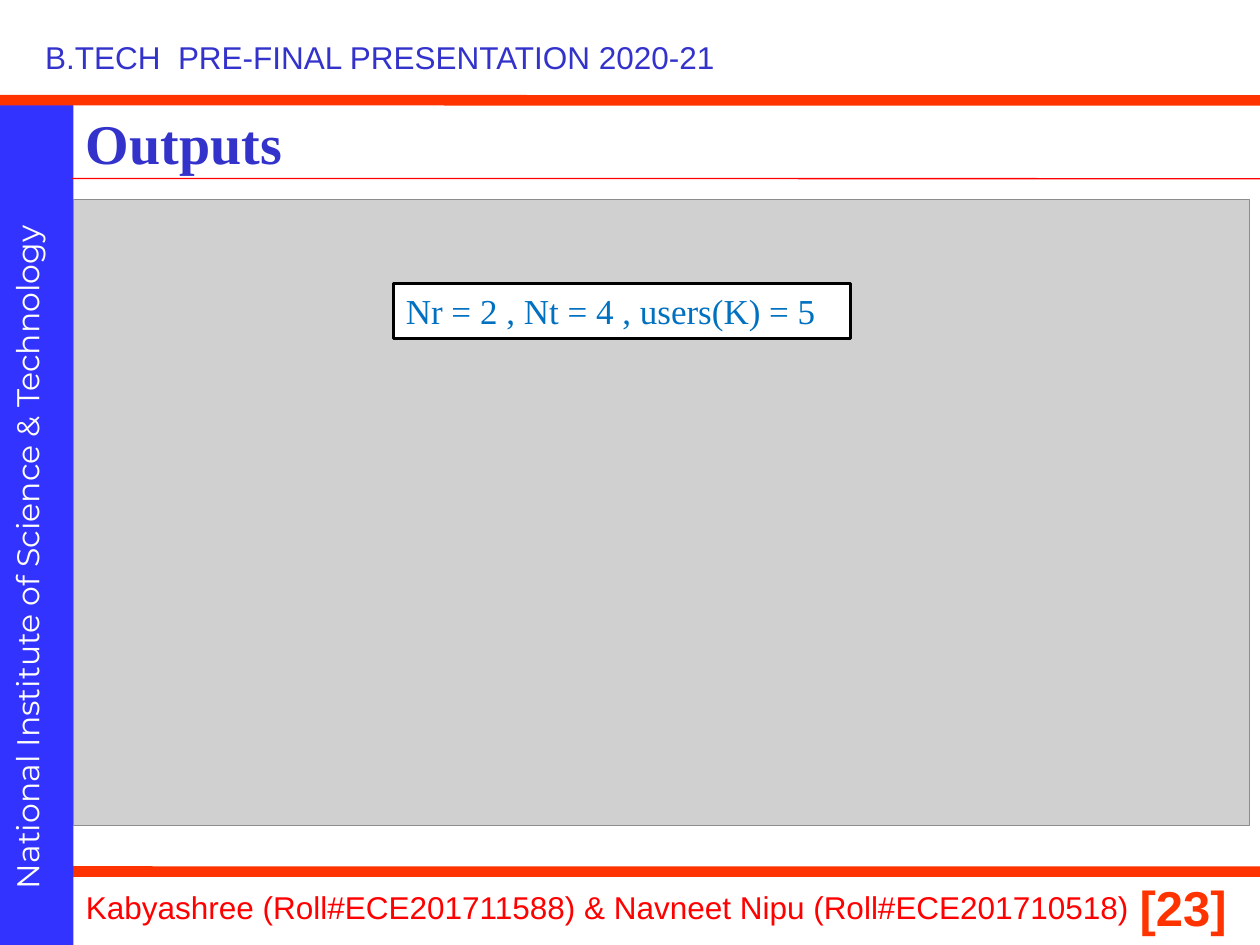
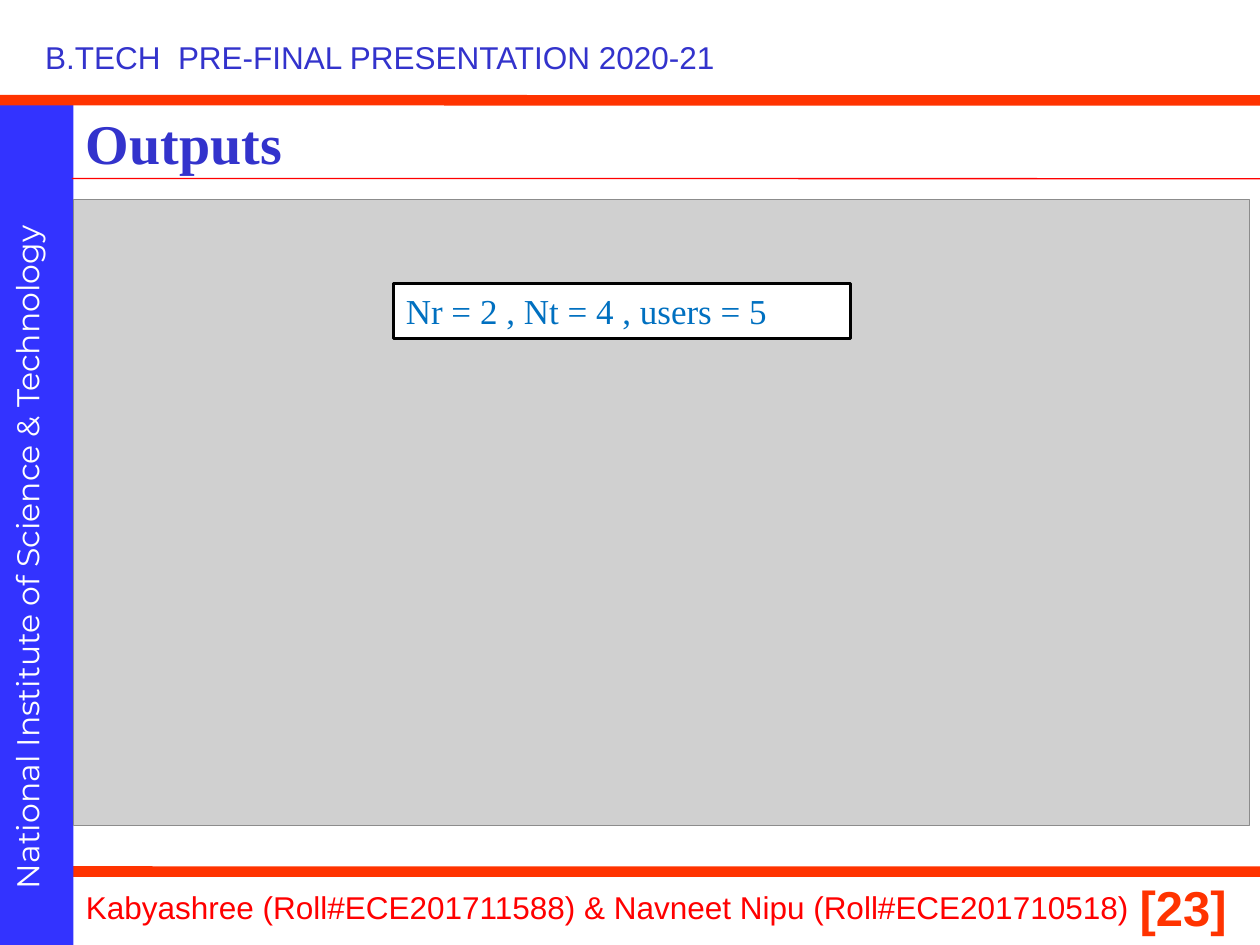
Before and after one commit to navneetnipu/btech_project, a slide deck: slide 23 of Pre final major Btech project presentation.pptx. Drawn at 1260x945 pixels with LibreOffice and Linux fonts; fonts in the diff are those of the drawing; grey boxes stand for pictures; background and template pictures are left out. Boxes give left, top, right and bottom in pixels: in the first picture for what was removed or moved away, otherwise in the second. Text is boxed around its words. In the diff, an @@ line names an element or a change of style, - is before the commit and + after.

Commit message:
Add files via upload
pre final ppt.

```diff
--- a/Pre final major Btech project presentation.pptx
+++ b/Pre final major Btech project presentation.pptx
@@ text in rectangle at bbox=[406, 300, 767, 325]: text changed @@
-Nr = 2 , Nt = 4 , users(K) = 5
+Nr = 2 , Nt = 4 , users = 5
```
